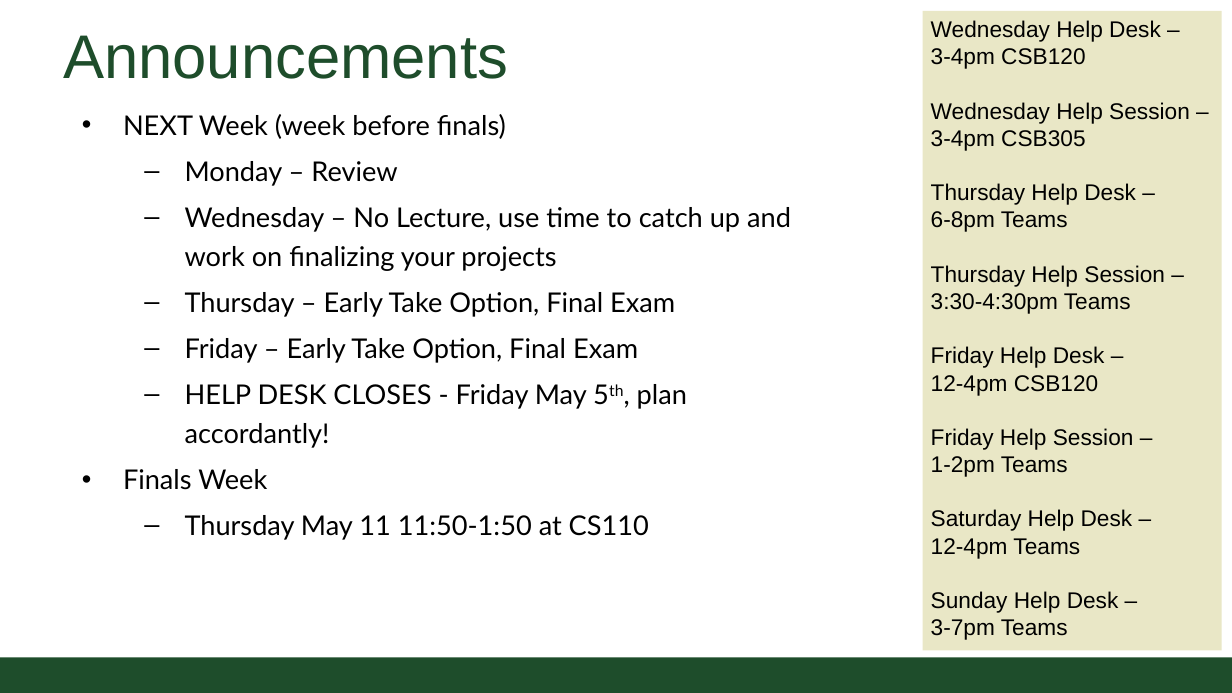
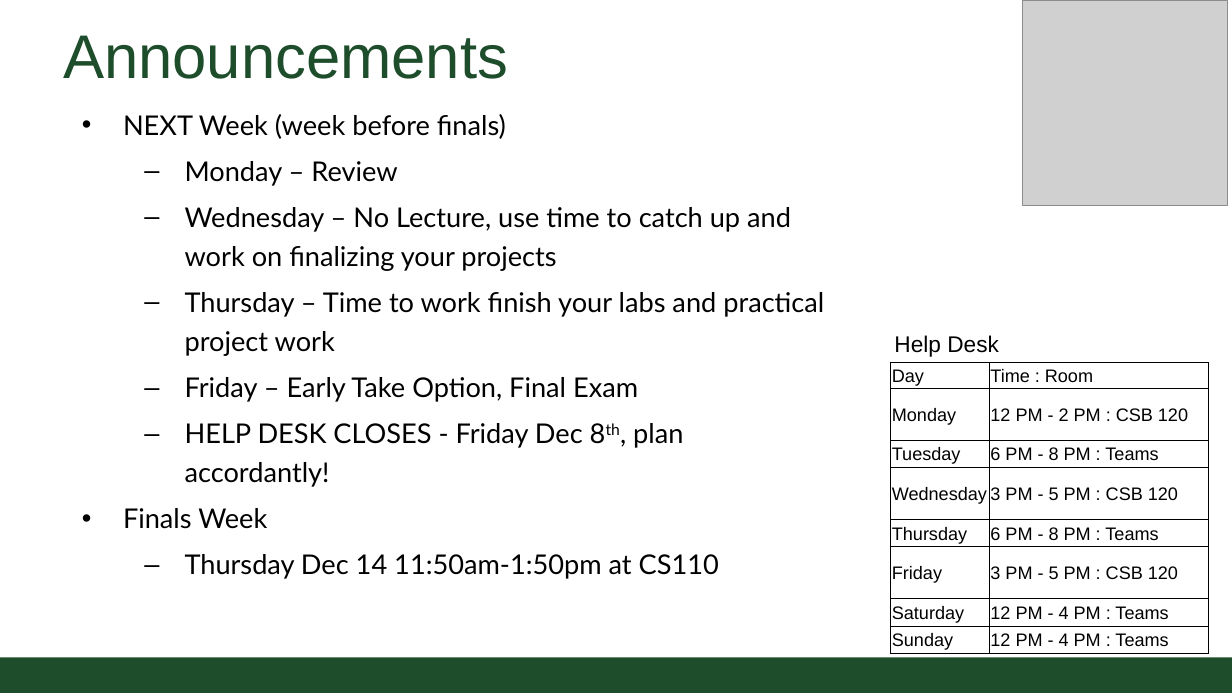
Before and after one commit to CSU-CompSci-CS163-4/Handouts, a slide deck: slide 2 of slides/On-Campus/14_03_Collections.pptx. Drawn at 1232x693 pixels with LibreOffice and Linux fonts; fonts in the diff are those of the drawing; grey boxes stand for pictures; background and template pictures are left out. Boxes give left, top, right and bottom in pixels: in the first picture for what was removed or moved away, otherwise in the second. Text is boxed around its words. In the diff, an @@ line names an element or a change of style, - is before the commit and + after.

Commit message:
Collections lecture updated

```diff
--- a/slides/On-Campus/14_03_Collections.pptx
+++ b/slides/On-Campus/14_03_Collections.pptx
@@ rectangle removed at (x1=923, y1=11, x2=1222, y2=650) @@
-Wednesday Help Desk –
-3-4pm CSB120
-Wednesday Help Session –
-3-4pm CSB305
-Thursday Help Desk –
-6-8pm Teams
-Thursday Help Session –
-3:30-4:30pm Teams
-Friday Help Desk –
-12-4pm CSB120
-Friday Help Session –
-1-2pm Teams
-Saturday Help Desk –
-12-4pm Teams
-Sunday Help Desk –
-3-7pm Teams
@@ picture added at (x1=1022, y1=0, x2=1228, y2=205) @@
@@ text at (x1=185, y1=292, x2=824, y2=356): text changed @@
-  – Thursday – Early Take Option, Final Exam
+  – Thursday – Time to work finish your labs and practical project work
@@ text added at (x1=894, y1=335, x2=999, y2=357), 20 pt, text #000000 @@
+Help Desk
@@ table added at (x1=890, y1=362, x2=1209, y2=654), 8 rows, 2 columns @@
+Day | Time : Room
+Monday | 12 PM - 2 PM : CSB 120
+Tuesday | 6 PM - 8 PM : Teams
+Wednesday | 3 PM - 5 PM : CSB 120
+Thursday | 6 PM - 8 PM : Teams
+Friday | 3 PM - 5 PM : CSB 120
+Saturday | 12 PM - 4 PM : Teams
+Sunday | 12 PM - 4 PM : Teams
@@ text at (x1=185, y1=423, x2=683, y2=487): text changed @@
-  – HELP DESK CLOSES - Friday May 5th, plan accordantly!
+  – HELP DESK CLOSES - Friday Dec 8th, plan accordantly!
@@ text at (x1=185, y1=554, x2=719, y2=579): text changed @@
-  – Thursday May 11 11:50-1:50 at CS110
+  – Thursday Dec 14 11:50am-1:50pm at CS110
```
Also in this commit, not shown: 1 other file.
